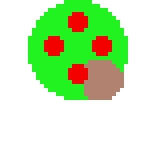
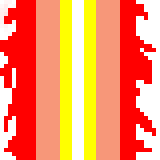
Layers edited between the first and the second 160 × 160 image:
removed layer "Layer 3 copy" over (28, 0, 128, 100)
added layer "Layer 5" over (0, 0, 156, 160)
